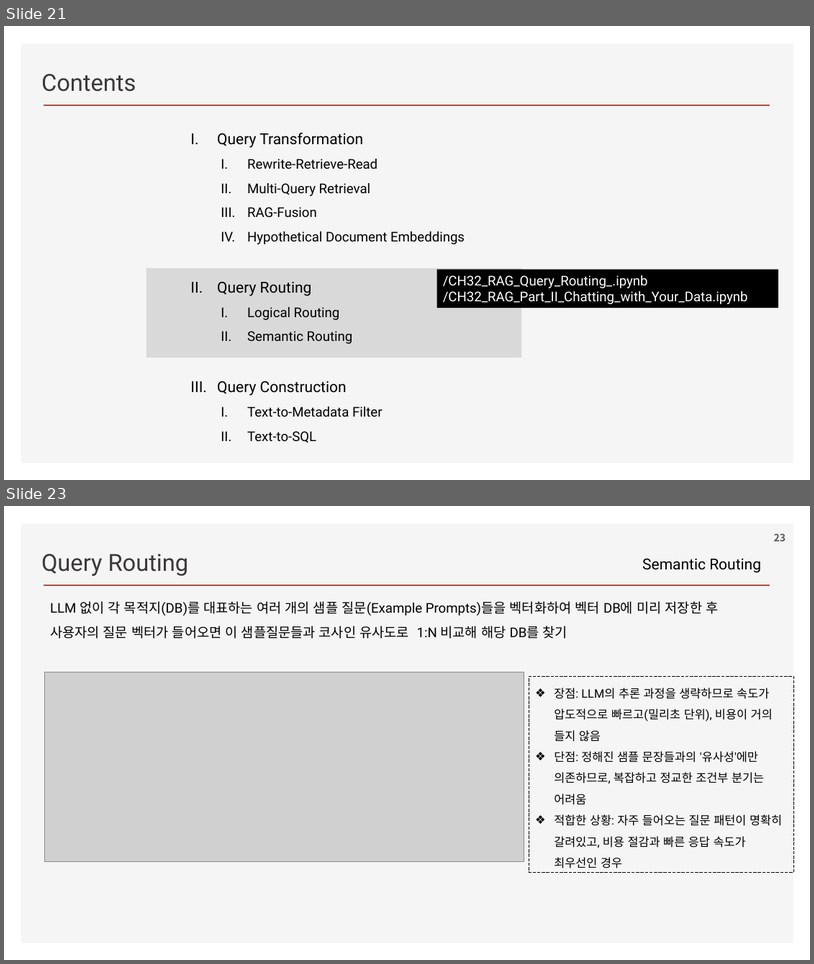
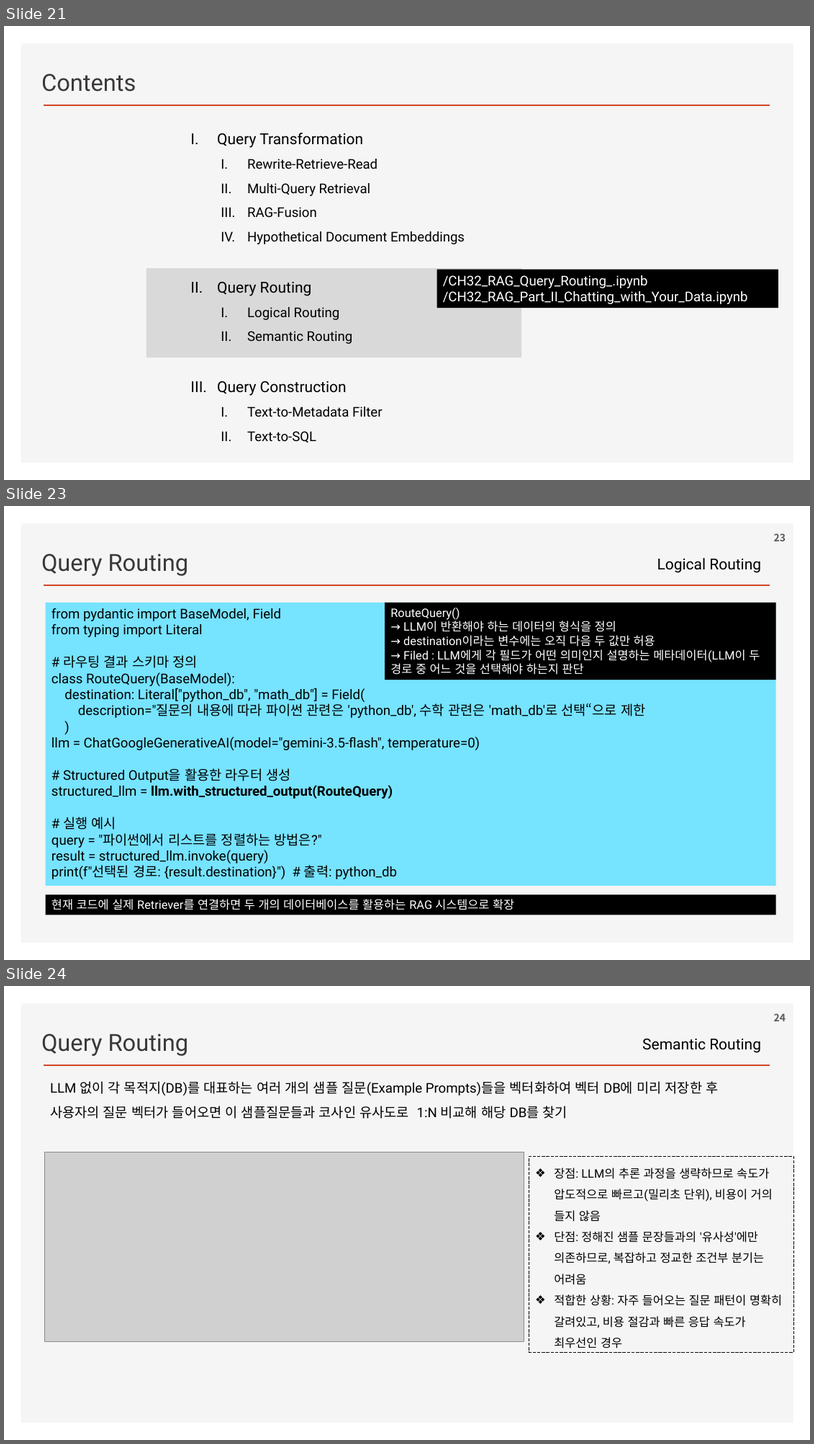
Before and after one commit to ancestor9/2026_Fall_Learning-Langchain-AI-Agent, a slide deck: ppts/CHAPTER 3 RAG Part II_Chatting with Your Data.pptx. Shown one above the other, each under a label of ours: slides 21 and 23 before the commit, slides 21, 23 and 24 after it; the slides between them are not shown. The pictures are 814x964 and 814x1444 pixels, drawn with LibreOffice and Linux fonts; fonts in the diff are those of the drawing; grey boxes stand for pictures; background and template pictures are left out. Boxes give left, top, right and bottom in pixels: in the first picture for what was removed or moved away, otherwise in the second. Text is boxed around its words. In the diff, an @@ line names an element or a change of style, - is before the commit and + after.

```diff
--- a/ppts/CHAPTER 3 RAG Part II_Chatting with Your Data.pptx
+++ b/ppts/CHAPTER 3 RAG Part II_Chatting with Your Data.pptx
@@ slide 23 added at [4,506,810,960], background #FFFFFF; not listed: 2 template elements that a slide beside it also shows @@
@@ page number added at [774,533,786,541], 12 pt, text #595959, bold @@
+23
@@ text added at [41,554,189,576], 28 pt, text #3B3838 @@
+Query Routing
@@ text added at [658,558,761,573], 18 pt, text #000000 @@
+Logical Routing
@@ rectangle added at [46,602,777,885], fill #76E3FF, 16 pt, text #000000 @@
+from pydantic import BaseModel, Field
+from typing import Literal
+# 라우팅 결과 스키마 정의
+class RouteQuery(BaseModel):
+destination: Literal["python_db", "math_db"] = Field(
+description="질문의 내용에 따라 파이썬 관련은 'python_db', 수학 관련은 'math_db'로 선택“으로 제한
+)
+llm = ChatGoogleGenerativeAI(model="gemini-3.5-flash", temperature=0)
+# Structured Output을 활용한 라우터 생성
+structured_llm = llm.with_structured_output(RouteQuery)
+# 실행 예시
+query = "파이썬에서 리스트를 정렬하는 방법은?"
+result = structured_llm.invoke(query)
+print(f"선택된 경로: {result.destination}") # 출력: python_db
@@ rectangle added at [385,602,777,680], fill #000000, 14 pt, text #FFFFFF @@
+RouteQuery()
+→ LLM이 반환해야 하는 데이터의 형식을 정의
+→ destination이라는 변수에는 오직 다음 두 값만 허용
+→ Filed : LLM에게 각 필드가 어떤 의미인지 설명하는 메타데이터(LLM이 두 경로 중 어느 것을 선택해야 하는지 판단
@@ rectangle added at [46,894,777,915], fill #000000, 14 pt, text #FFFFFF @@
+현재 코드에 실제 Retriever를 연결하면 두 개의 데이터베이스를 활용하는 RAG 시스템으로 확장
@@ what was slide 23 is now slide 24 @@
@@ page number at [774,1013,786,1021]: text changed @@
-23
+24
```
Also in this commit, not shown: 1 slide changed, 3 other slides added.
